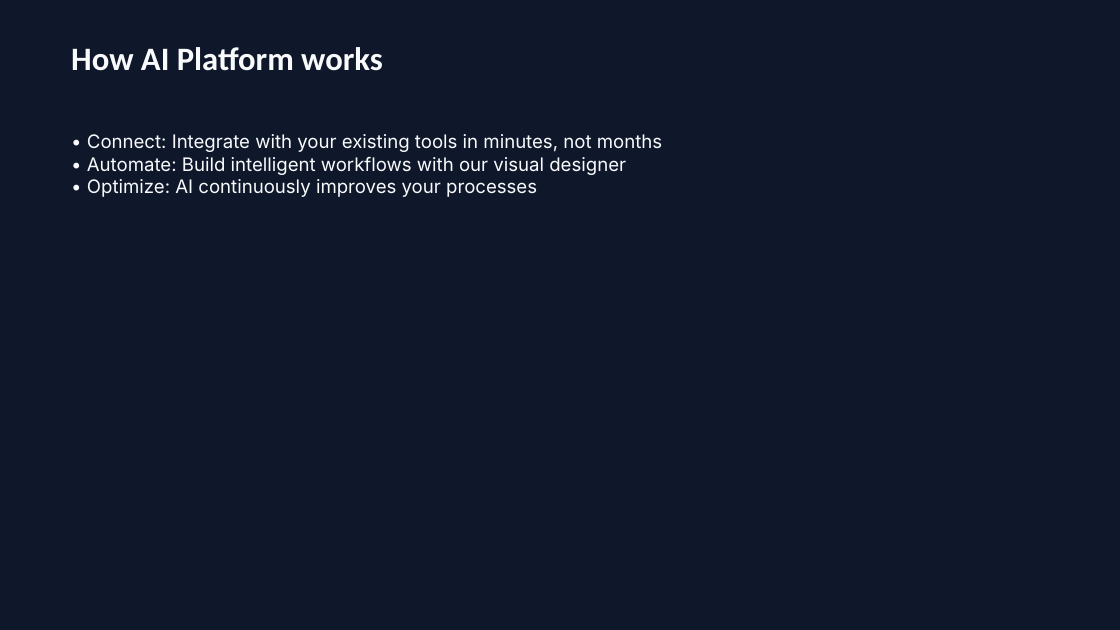
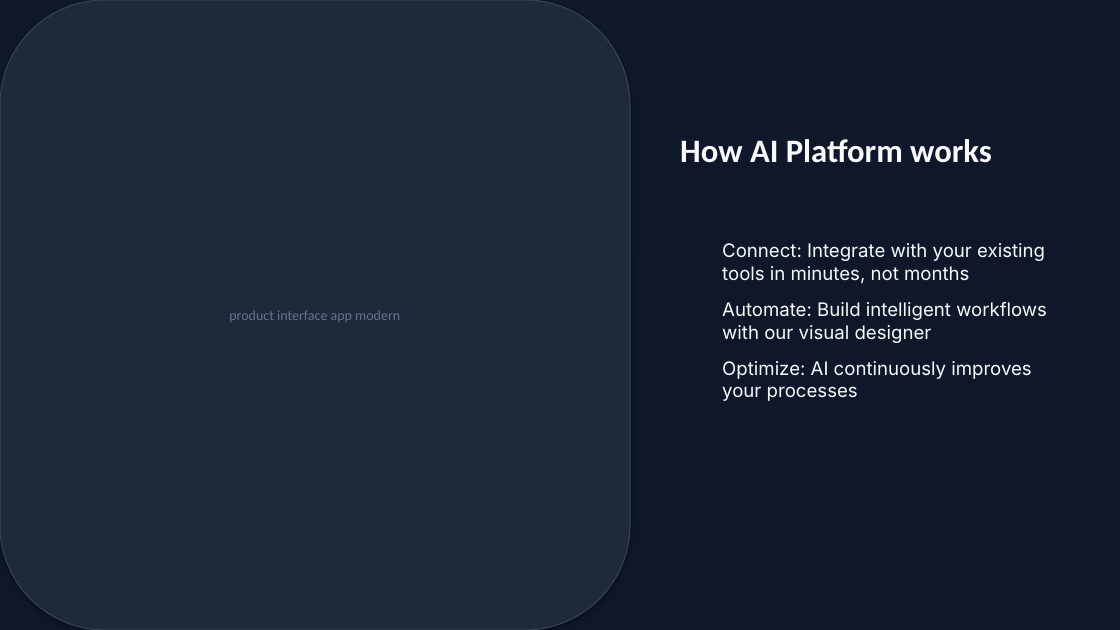
Before and after one commit to sunchaokun/PPT-Design-Skill, a slide deck: slide 4 of examples/01-ai-startup-investor-pitch.pptx. Drawn at 1120x630 pixels with LibreOffice and Linux fonts; fonts in the diff are those of the drawing. Boxes give left, top, right and bottom in pixels: in the first picture for what was removed or moved away, otherwise in the second. Text is boxed around its words. In the diff, an @@ line names an element or a change of style, - is before the commit and + after.

Commit message:
feat: professional PPT layout and visual polish
Layout improvements:
- Left accent bar on content slides for visual anchor
- Title underline decoration (accent color) below headings
- Accent bar on title and CTA slides
- Proper bullet spacing: each bullet is a separate paragraph with 8pt spacing
- Side visual area (right 40%) for image placement on content slides

Layout mapping improvements:
- solution → three-column-cards (was content-with-title)
- testimonials/social-proof → quote layout
- pricing/offer → cta-closing layout
- product → image-plus-text layout
- financial → chart-focus layout

Card rendering:
- Cards now have accent color top bar inside card
- Left-aligned text (was center) for readability
- Rounded rect containers with border

Metric rendering:
- Metrics now in rounded rect card containers
- Background fill (muted color) with border
- Value (40pt bold accent) + label (12pt muted) centered in card

Quote slide:
- Large decorative opening quote mark (accent color, 72pt)
- Left-aligned quote text (22pt) and author (14pt semibold)

Image placeholder:
- Rounded rect with border (was plain rect)
- Hint text without [图片:] prefix

CTA button:
- Cleaner text (no brackets)
- Enhanced shadow (8pt blur, 20% alpha)

```diff
--- a/examples/01-ai-startup-investor-pitch.pptx
+++ b/examples/01-ai-startup-investor-pitch.pptx
@@ rounded rectangle added at box(0, 0, 630, 630), fill #1E293B, outline #334155 1 pt, 12 pt, text #64748B @@
+product interface app modern
@@ text "How AI Platform works": place and size @@
-text "How AI Platform works" at box(71, 47, 383, 71)
+text "How AI Platform works" at box(680, 139, 992, 163)
@@ text at box(722, 243, 1047, 401): text changed @@
-• Connect: Integrate with your existing tools in minutes, not months
-• Automate: Build intelligent workflows with our visual designer
-• Optimize: AI continuously improves your processes
+  Connect: Integrate with your existing tools in minutes, not months
+  Automate: Build intelligent workflows with our visual designer
+  Optimize: AI continuously improves your processes
```
Also in this commit, not shown: 9 other slides changed, 8 other files.
